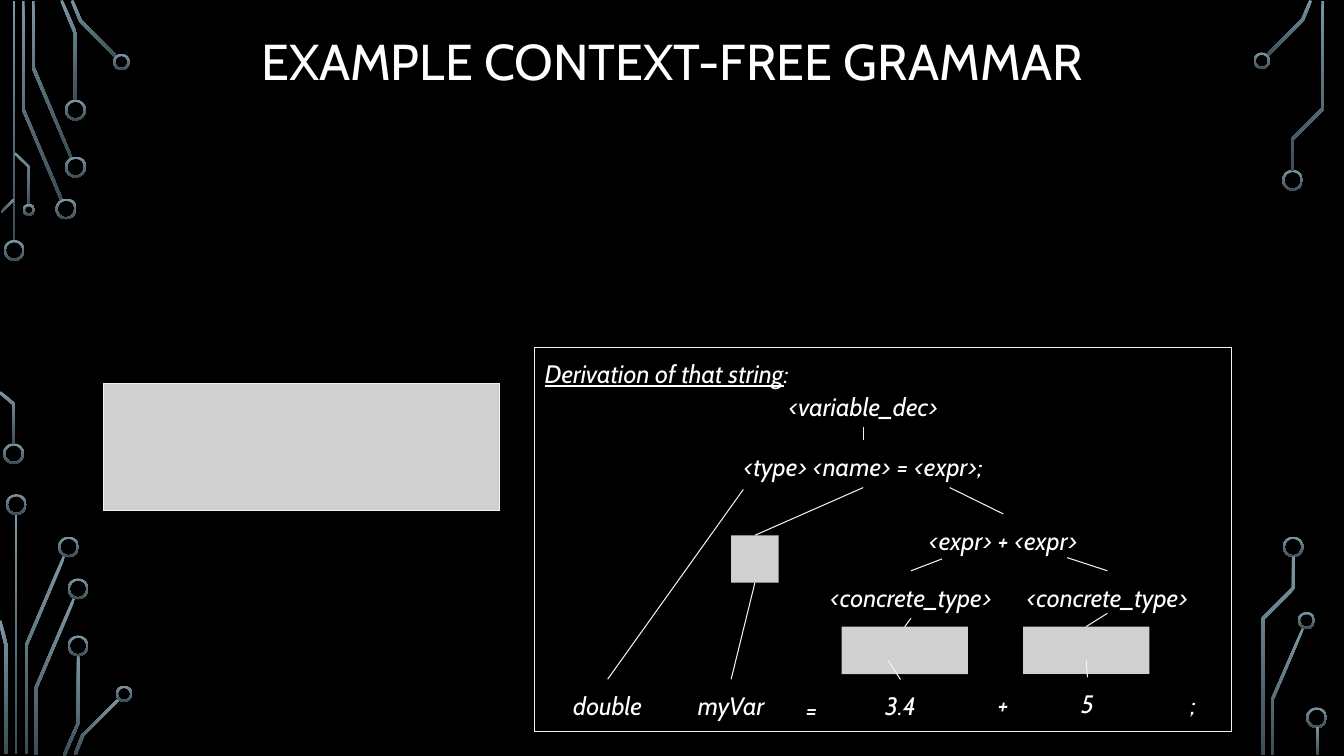
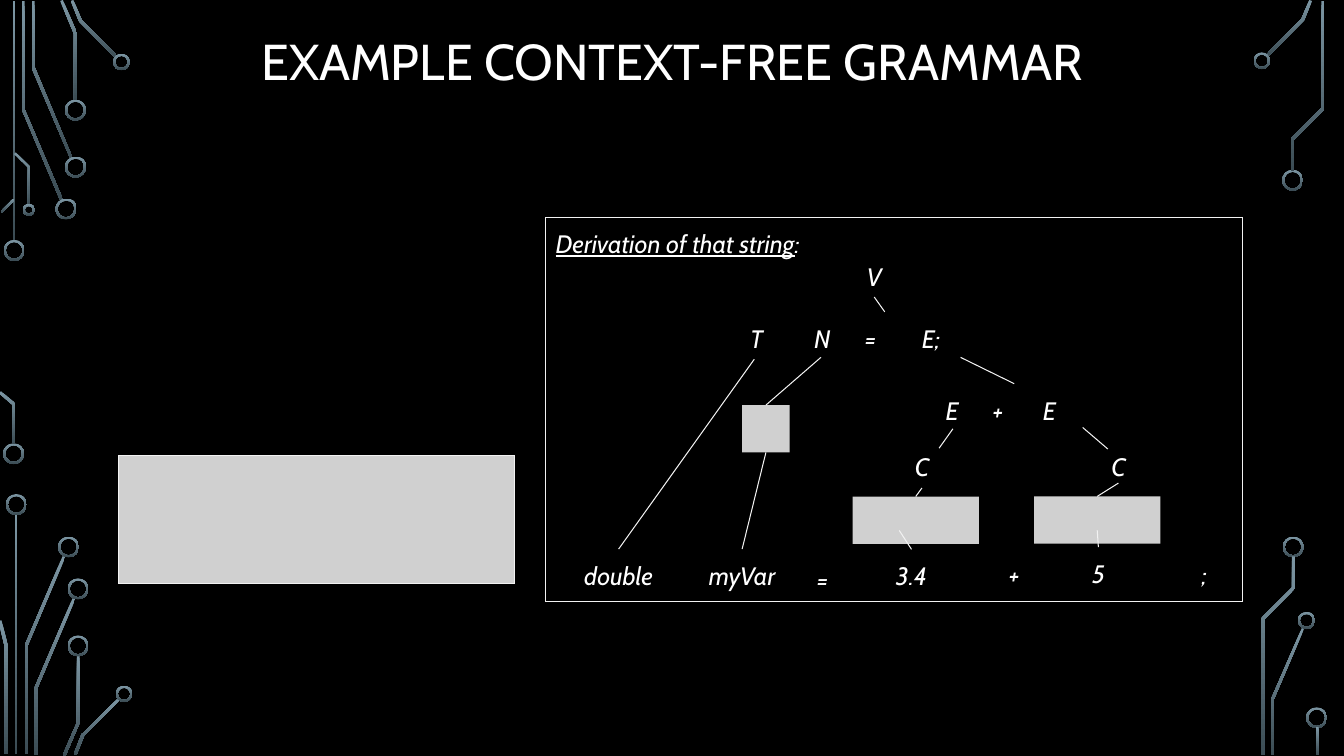
Before and after one commit to markfloryan/dmt2, a slide deck: slide 12 of slides/03-ContextFreeLanguages.pptx (slide 11 before the commit). Drawn at 1344x756 pixels with LibreOffice and Linux fonts; fonts in the diff are those of the drawing; grey boxes stand for pictures; background and template pictures are left out. Boxes give left, top, right and bottom in pixels: in the first picture for what was removed or moved away, otherwise in the second. Text is boxed around its words. In the diff, an @@ line names an element or a change of style, - is before the commit and + after.

```diff
--- a/slides/03-ContextFreeLanguages.pptx
+++ b/slides/03-ContextFreeLanguages.pptx
@@ text at (867, 268, 882, 286): text changed @@
-<variable_dec>
+V
@@ line moved from (863, 427) - (863, 441) to (874, 297) - (885, 312) @@
@@ text at (750, 330, 940, 351): text changed @@
-<type> <name> = <expr>;
+T N = E;
@@ line moved from (863, 488) - (755, 535) to (821, 358) - (766, 405) @@
@@ text at (946, 402, 1056, 420): text changed @@
-<expr> + <expr>
+E + E
@@ line moved from (942, 560) - (911, 571) to (953, 429) - (940, 449) @@
@@ line moved from (1068, 558) - (1108, 571) to (1083, 427) - (1108, 449) @@
@@ picture: place and size @@
-picture at (103, 384, 499, 511)
+picture at (118, 456, 514, 583)
@@ text at (915, 458, 929, 477): text changed @@
-<concrete_type>
+C
@@ text at (1111, 458, 1125, 477): text changed @@
-<concrete_type>
+C
@@ 7 texts, 7 lines, 3 pictures, 1 rectangle: place and size @@
-7 texts, 7 lines, 3 pictures, 1 rectangle at (534, 348, 1231, 733)
+7 texts, 7 lines, 3 pictures, 1 rectangle at (545, 217, 1242, 602)
```
Also in this commit, not shown: 2 other slides changed, 2 slides added, 1 slide removed, 2 other files.
